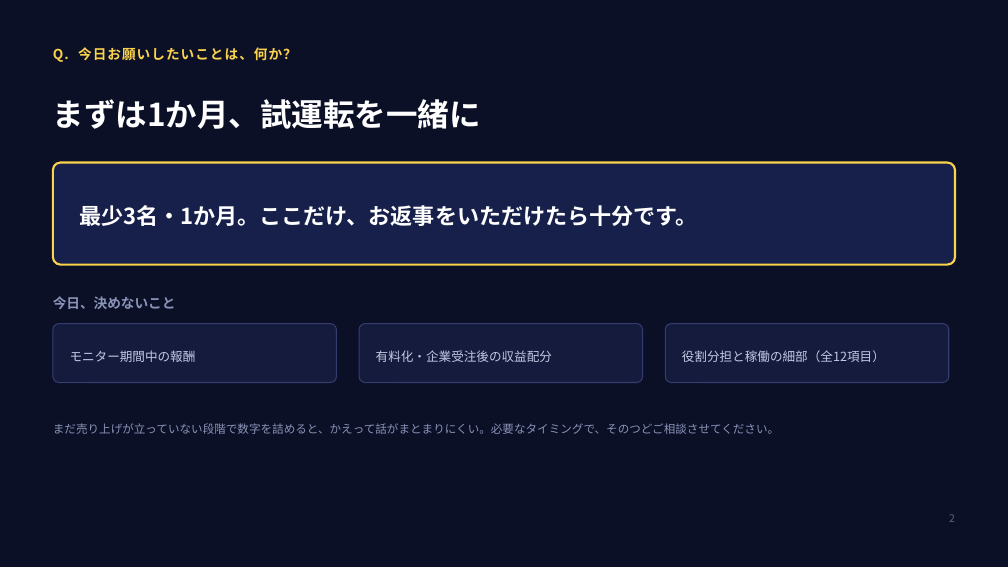
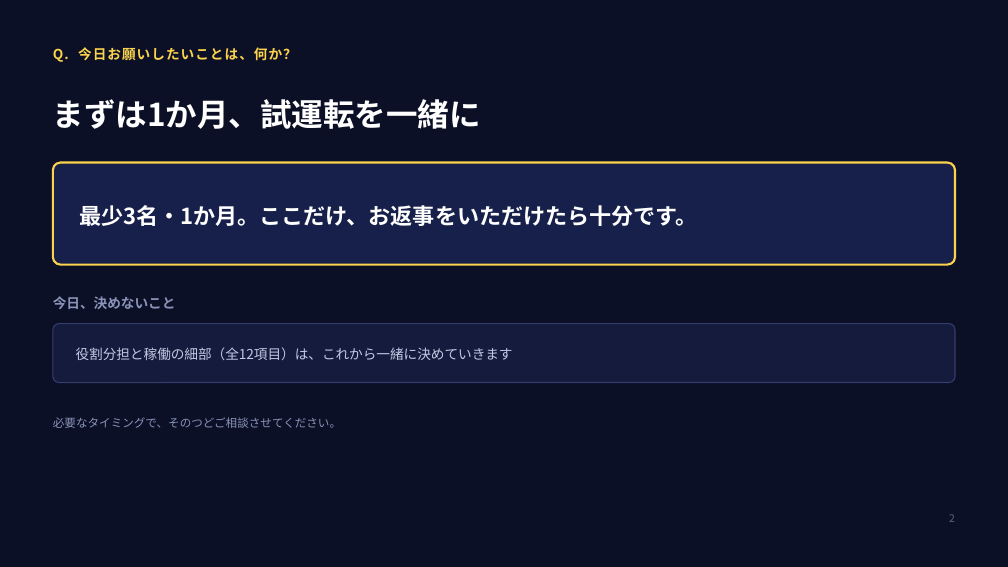
Before and after one commit to kuma-0509/yorucare, a slide deck: slide 2 of docs/ヨルケア事業化プラン_伊藤さん_20260905.pptx. Drawn at 1008x567 pixels with LibreOffice and Linux fonts; fonts in the diff are those of the drawing. Boxes give left, top, right and bottom in pixels: in the first picture for what was removed or moved away, otherwise in the second. Text is boxed around its words. In the diff, an @@ line names an element or a change of style, - is before the commit and + after.

```diff
--- a/docs/ヨルケア事業化プラン_伊藤さん_20260905.pptx
+++ b/docs/ヨルケア事業化プラン_伊藤さん_20260905.pptx
@@ rounded rectangle: place and size @@
-rounded rectangle at box(53, 324, 337, 383)
+rounded rectangle at box(53, 324, 955, 383)
@@ rounded rectangle removed at box(359, 324, 643, 383) @@
@@ rounded rectangle removed at box(665, 324, 949, 383) @@
@@ text removed at box(70, 350, 196, 362) @@
-モニター期間中の報酬
@@ text at box(76, 347, 513, 360): text changed; size 12 to 13 pt @@
-役割分担と稼働の細部（全12項目）
+役割分担と稼働の細部（全12項目）は、これから一緒に決めていきます
@@ text removed at box(376, 350, 552, 362) @@
-有料化・企業受注後の収益配分
@@ text at box(53, 417, 341, 428): text changed @@
-まだ売り上げが立っていない段階で数字を詰めると、かえって話がまとまりにくい。必要なタイミングで、そのつどご相談させてください。
+必要なタイミングで、そのつどご相談させてください。
```
Also in this commit, not shown: 5 other slides changed, 2 other files.
